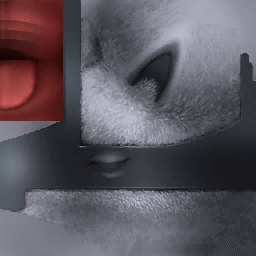
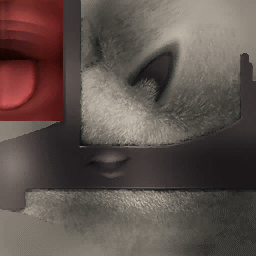
Comparing the layer stacks of the two w=256, h=256 images. Changes:
pixels changed over [0, 0, 256, 256] (layer not identified)
